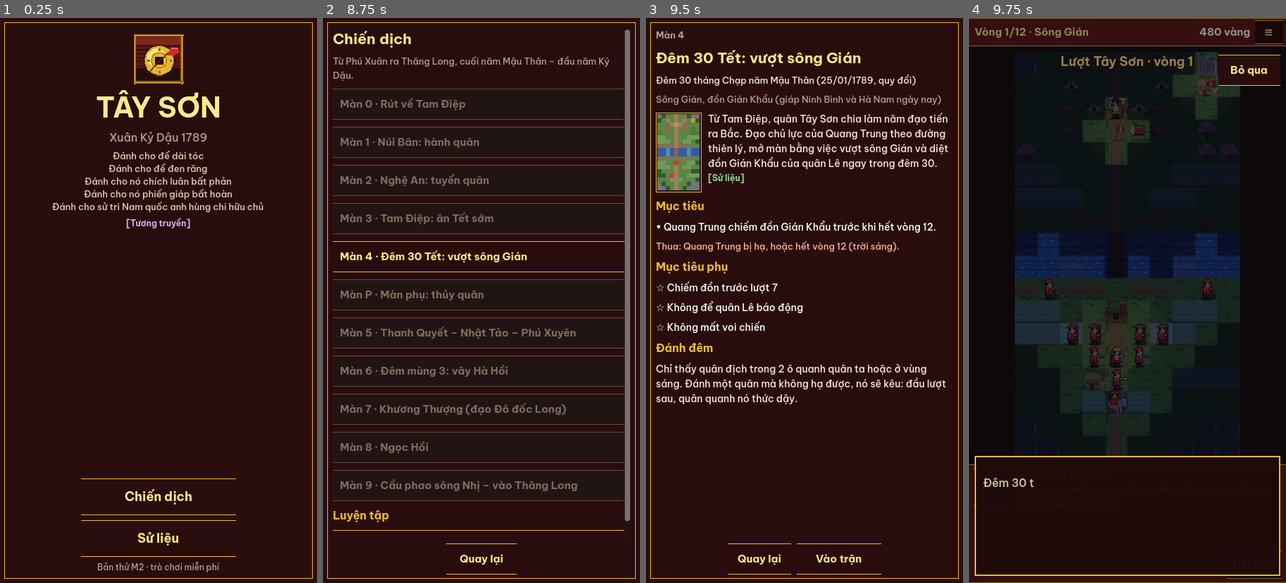
Above: before the commit, frames 1-4 (left to right).
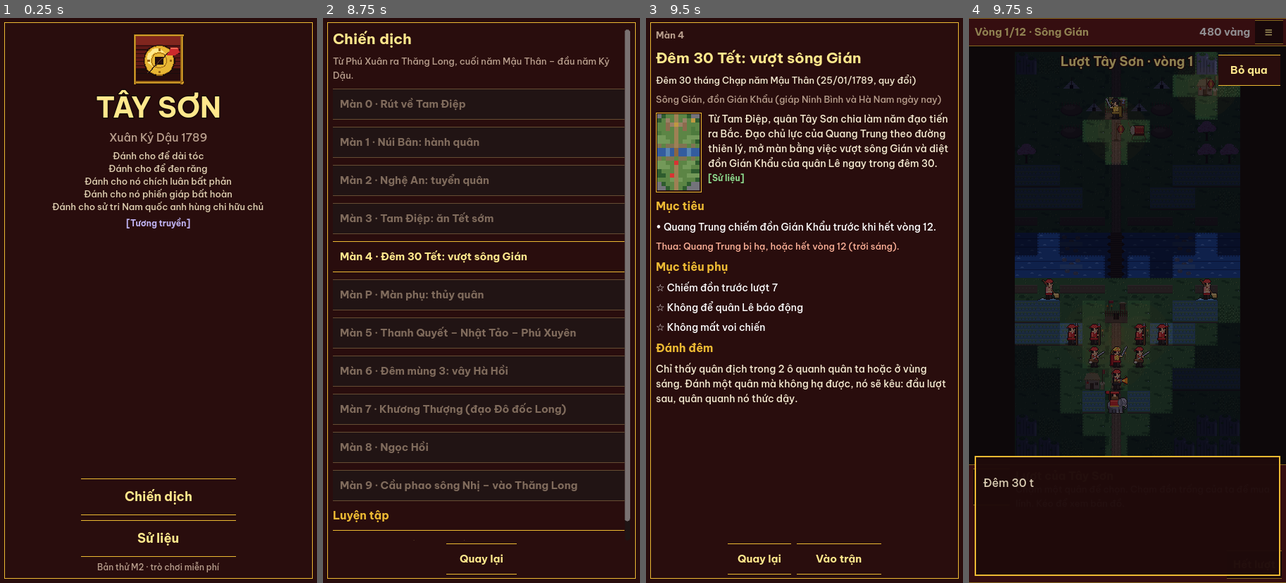
Above: after the commit, the same moments.

Repository: taipv-stringee/asset-gamemaker
Game: Godot game, scene res://scenes/main.tscn
Two runs of this game, one before a commit and one after it. Both use one fixed random seed, a clock stepped at 60 frames per second and the inputs below.
Inputs:
- Up to frame 1 (0.25 s): no input
- Up to frame 2 (8.75 s): click "Chiến dịch" at 0.5 s; click "Quay lại" at 1.25 s; click "Sử liệu" at 2 s; click "Quay lại" at 2.75 s; click "Chiến dịch" at 3.5 s; click "Màn 4 · Đêm 30 Tết: vượt sông…" at 4.25 s; click "Quay lại" at 5 s; click "Trận thử luật (ban ngày)" at 5.75 s; click "Sử liệu" at 6.5 s; click "Quay lại" at 7.25 s; click "Chiến dịch" at 8 s
- Up to frame 3 (9.5 s): click "Màn 4 · Đêm 30 Tết: vượt sông…" at 8.75 s
- Up to frame 4 (9.75 s): click "Vào trận" at 9.5 s

Frames 1-3 are identical in both runs. In frame 4, 0.7% of the frame differs, in the area x 21-79%, y 14-70%.

Commit message:
M2: xử lý báo cáo lần 2 — lính Tây Sơn dễ phân biệt, quân sáng hơn ban đêm, danh sách cuộn được khi vuốt trên nút, tên dài xuống dòng
- tools/linh_ro.py: hỏa mai, thủy binh, quân sư, trống trận, hỏa hổ vẽ lại (áo, dáng, vật cầm riêng; màu phe ở khăn và dải chéo)
- UnitSprite.night_boost: bù sắc đêm cho quân
- UiKit.list_button: chuyển sự kiện vuốt lên ScrollContainer, vuốt không tính là bấm, chữ dài xuống dòng
- Ẩn bảng dưới khi bảng tạm dừng / kết quả đang mở
- Lệnh kịch bản vuot / kiem cuon, kịch bản cuon_danh_sach.txt; ghi phần Xử lý lần 2 vào báo cáo

Co-Authored-By: Claude Opus 5.5 <noreply@anthropic.com>
Claude-Session: https://claude.ai/code/session_019xBjWALMU1UXnhegCtVYTa

Diff:
--- a/games/quang-trung/godot/scripts/battle/battle.gd
+++ b/games/quang-trung/godot/scripts/battle/battle.gd
@@ -195,9 +195,16 @@
 		night_tint.color = Color(0.82, 0.8, 0.9)
 	else:
 		night_tint.color = Color(0.56, 0.62, 0.9)
+	# Quân được bù gần hết sắc đêm: nền tối, quân vẫn rõ màu áo và vật cầm.
+	var tint := night_tint.color
+	var boost := Color(minf(0.85 / tint.r, 1.6), minf(0.85 / tint.g, 1.6), minf(0.92 / tint.b, 1.6)) if dark else Color.WHITE
 	for u in state.units:
 		if sprites.has(u.uid):
-			sprites[u.uid].visible = _shown(u)
+			var sp: UnitSprite = sprites[u.uid]
+			sp.visible = _shown(u)
+			if sp.night_boost != boost:
+				sp.night_boost = boost
+				sp.refresh(u)
 	night_layer.queue_redraw()
 
 
@@ -766,10 +773,9 @@
 		var d := data.unit(id)
 		var tam := str(d["tam_min"]) if d["tam_min"] == d["tam_max"] else "%d–%d" % [d["tam_min"], d["tam_max"]]
 		var text := "%s · %d\nCông %d–%d  Thủ %d  Di %d  Tầm %s" % [d["ten"], d["gia"], d["cong_min"], d["cong_max"], d["thu"], d["di"], tam]
-		var b := UiKit.button(text, func() -> void:
+		var b := UiKit.list_button(text, func() -> void:
 			_close_recruit()
 			_run(Rules.cmd_recruit(state, PLAYER, p, id)), UiKit.FS_SMALL)
-		b.alignment = HORIZONTAL_ALIGNMENT_LEFT
 		b.custom_minimum_size = Vector2(0, 54)
 		b.icon = _unit_icon(id)
 		b.add_theme_constant_override("icon_max_width", 32)
@@ -1046,6 +1052,7 @@
 	panel.offset_top = TOP_H + 10
 	panel.offset_bottom = -10
 	hud.get_child(0).add_child(panel)
+	bottom.visible = false  # nút Hết lượt không lòi ra ở góc (báo cáo M2)
 	var sc := ScrollContainer.new()
 	sc.set_anchors_preset(Control.PRESET_FULL_RECT)
 	sc.offset_left = 14
@@ -1117,6 +1124,7 @@
 	if pause_panel != null:
 		pause_panel.queue_free()
 		pause_panel = null
+		bottom.visible = true
 		return
 	if mode == Mode.ENDED:
 		return
--- a/games/quang-trung/godot/scripts/battle/unit_sprite.gd
+++ b/games/quang-trung/godot/scripts/battle/unit_sprite.gd
@@ -15,6 +15,8 @@
 var _burning := false
 var _asleep := false
 var _torch := false
+## Bù sắc đêm (CanvasModulate làm tối mọi thứ): quân sáng hơn nền để vẫn nhận ra loại quân (phản hồi M2).
+var night_boost := Color.WHITE
 
 static var _fallback_cache: Dictionary = {}
 
@@ -49,7 +51,7 @@
 	_asleep = u.ngu
 	_torch = u.duoc
 	hp_label.text = str(u.hp) if u.hp < 100 else ""
-	sprite.modulate = Color(0.55, 0.55, 0.6) if u.done else Color.WHITE
+	sprite.modulate = (Color(0.55, 0.55, 0.6) if u.done else Color.WHITE) * night_boost
 	queue_redraw()
 
 
--- a/games/quang-trung/godot/scripts/main.gd
+++ b/games/quang-trung/godot/scripts/main.gd
@@ -220,6 +220,7 @@
 ##   anh <file.png>  chụp màn hình (đường dẫn tương đối → <thư mục dữ liệu người dùng>/anh/)
 ##   keo DX DY       kéo bản đồ (điểm ảnh logic)
 ##   tiep            chạm vào khung hội thoại (hiện hết chữ / sang câu sau)
+##   vuot X Y DY     vuốt cảm ứng từ điểm logic (X, Y) theo chiều dọc DY (âm = vuốt lên)
 ##   kiem <...>      ghi ra trạng thái: vang | vong | ket_qua | camera | quan X Y | vat X Y
 ##   thoat           thoát
 func _run_script(path: String) -> void:
@@ -239,6 +240,10 @@
 		var cmd := parts[0]
 		var rest := parts[1] if parts.size() > 1 else ""
 		match cmd:
+			"vuot":
+				# vuốt cảm ứng thật (qua Input) bắt đầu ở điểm logic (X, Y), kéo dọc DY — để thử cuộn danh sách bắt đầu trên nút
+				var v := rest.split(" ", false)
+				await _swipe(Vector2(float(v[0]), float(v[1])), float(v[2]))
 			"tiep":
 				for box in ui_layer.find_children("*", "DialogueBox", true, false):
 					box.advance()
@@ -279,6 +284,31 @@
 	get_tree().quit()
 
 
+func _swipe(from: Vector2, dy: float) -> void:
+	var to_screen := get_viewport().get_screen_transform()
+	var t := InputEventScreenTouch.new()
+	t.position = to_screen * from
+	t.pressed = true
+	Input.parse_input_event(t)
+	await get_tree().process_frame
+	var steps := 12
+	var pos := from
+	for i in steps:
+		var d := InputEventScreenDrag.new()
+		var nxt := from + Vector2(0, dy * (i + 1) / steps)
+		d.position = to_screen * nxt
+		d.relative = to_screen.basis_xform(nxt - pos)
+		d.velocity = d.relative * 60.0
+		pos = nxt
+		Input.parse_input_event(d)
+		await get_tree().process_frame
+	var r := InputEventScreenTouch.new()
+	r.position = to_screen * pos
+	r.pressed = false
+	Input.parse_input_event(r)
+	await get_tree().create_timer(0.3).timeout
+
+
 func _press(text: String) -> bool:
 	for b in find_children("*", "Button", true, false):
 		if (b.text == text or b.text.split("\n")[0] == text) and not b.disabled and b.is_visible_in_tree() and not b.is_queued_for_deletion():
@@ -292,6 +322,11 @@
 		return "có" if Progress.has_battle() else "không"
 	if what.begins_with("sao "):
 		return str(Progress.stars(what.substr(4)))
+	if what == "cuon":
+		for sc in find_children("*", "ScrollContainer", true, false):
+			if sc.is_visible_in_tree():
+				return str(sc.scroll_vertical)
+		return "(không có danh sách cuộn)"
 	if what == "man_hinh":
 		return "(trận)" if screen == null else str(screen.get_script().get_global_name())
 	if battle == null:
--- a/games/quang-trung/godot/scripts/ui/campaign_screen.gd
+++ b/games/quang-trung/godot/scripts/ui/campaign_screen.gd
@@ -17,17 +17,10 @@
 		var id: String = m["id"]
 		var text := "Màn %s · %s" % [m["so"], m["ten"]]
 		if id != "" and Progress.is_won(id):
-			# Sao đặt trước tên để không bị cắt mất khi tên dài.
-			text = "%s %s" % ["★".repeat(Progress.stars(id)) + "☆".repeat(3 - Progress.stars(id)), text]
-		var b := UiKit.button(text, func() -> void: mission_chosen.emit(id), UiKit.FS_BUTTON)
-		b.alignment = HORIZONTAL_ALIGNMENT_LEFT
-		b.text_overrun_behavior = TextServer.OVERRUN_TRIM_ELLIPSIS
+			text += "\n" + "★".repeat(Progress.stars(id)) + "☆".repeat(3 - Progress.stars(id))
+		var b := UiKit.list_button(text, func() -> void: mission_chosen.emit(id))
 		b.disabled = id == ""
-		b.size_flags_horizontal = Control.SIZE_EXPAND_FILL
 		col.add_child(b)
 	col.add_child(UiKit.label("Luyện tập", UiKit.FS_HEAD, UiKit.C_GOLD, true))
-	var practice := UiKit.button("Trận thử luật (ban ngày)", func() -> void: mission_chosen.emit("m_thu"), UiKit.FS_BUTTON)
-	practice.alignment = HORIZONTAL_ALIGNMENT_LEFT
-	practice.size_flags_horizontal = Control.SIZE_EXPAND_FILL
-	col.add_child(practice)
+	col.add_child(UiKit.list_button("Trận thử luật (ban ngày)", func() -> void: mission_chosen.emit("m_thu")))
 	UiKit.bottom_bar(self).add_child(UiKit.button("Quay lại", func() -> void: back.emit(), UiKit.FS_BUTTON, 100))
--- a/games/quang-trung/godot/scripts/ui/codex_screen.gd
+++ b/games/quang-trung/godot/scripts/ui/codex_screen.gd
@@ -37,10 +37,7 @@
 		col.add_child(UiKit.label(g, UiKit.FS_HEAD, UiKit.C_GOLD, true))
 		for e in in_group:
 			if Progress.codex_unlocked(e["id"]):
-				var b := UiKit.button(e["tieu_de"], _show_entry.bind(e), UiKit.FS_BUTTON)
-				b.alignment = HORIZONTAL_ALIGNMENT_LEFT
-				b.size_flags_horizontal = Control.SIZE_EXPAND_FILL
-				col.add_child(b)
+				col.add_child(UiKit.list_button(e["tieu_de"], _show_entry.bind(e)))
 			else:
 				locked += 1
 				var l := UiKit.label("  ???", UiKit.FS_BODY, Color(0.5, 0.42, 0.36))
--- a/games/quang-trung/godot/scripts/ui/ui_kit.gd
+++ b/games/quang-trung/godot/scripts/ui/ui_kit.gd
@@ -62,6 +62,12 @@
 
 
 static func button(text: String, cb: Callable, size: int = FS_BUTTON, min_w: int = 44) -> Button:
+	var b := _styled_button(text, size, min_w)
+	b.pressed.connect(cb)
+	return b
+
+
+static func _styled_button(text: String, size: int, min_w: int) -> Button:
 	var b := Button.new()
 	b.text = text
 	b.add_theme_font_override("font", FONT_BOLD)
@@ -87,7 +93,29 @@
 	b.add_theme_color_override("font_disabled_color", Color(0.5, 0.42, 0.36))
 	b.custom_minimum_size = Vector2(min_w, BTN_H)
 	b.pressed.connect(func() -> void: Sfx.play("cham", -6.0))
-	b.pressed.connect(cb)
+	return b
+
+
+## Nút trong danh sách cuộn: để sự kiện chạm đi tiếp lên ScrollContainer (vuốt bắt đầu trên nút vẫn cuộn được —
+## báo cáo M2), chữ dài thì xuống dòng thay vì bị cắt, và bỏ qua lần "bấm" nếu ngón tay đã vuốt quá 12 điểm ảnh.
+static func list_button(text: String, cb: Callable, size: int = FS_BUTTON) -> Button:
+	var b := _styled_button(text, size, 44)
+	b.mouse_filter = Control.MOUSE_FILTER_PASS
+	b.alignment = HORIZONTAL_ALIGNMENT_LEFT
+	b.autowrap_mode = TextServer.AUTOWRAP_WORD_SMART
+	b.size_flags_horizontal = Control.SIZE_EXPAND_FILL
+	b.set_meta("tu", Vector2.ZERO)
+	b.set_meta("da_vuot", false)
+	b.gui_input.connect(func(ev: InputEvent) -> void:
+		if ev is InputEventMouseButton and ev.button_index == MOUSE_BUTTON_LEFT and ev.pressed:
+			b.set_meta("tu", ev.global_position)
+			b.set_meta("da_vuot", false)
+		elif ev is InputEventMouseMotion and (ev.button_mask & MOUSE_BUTTON_MASK_LEFT):
+			if ev.global_position.distance_to(b.get_meta("tu")) > 12.0:
+				b.set_meta("da_vuot", true))
+	b.pressed.connect(func() -> void:
+		if not b.get_meta("da_vuot"):
+			cb.call())
 	return b
 
 
Binary file changed: games/quang-trung/godot/assets/units/unit_dien_tap_hoa_ho_dung_strip2.png
Binary file changed: games/quang-trung/godot/assets/units/unit_dien_tap_hoa_mai_dung_strip2.png
Binary file changed: games/quang-trung/godot/assets/units/unit_dien_tap_quan_su_dung_strip2.png
Binary file changed: games/quang-trung/godot/assets/units/unit_dien_tap_thuy_binh_dung_strip2.png
Binary file changed: games/quang-trung/godot/assets/units/unit_dien_tap_trong_tran_dung_strip2.png
Binary file changed: games/quang-trung/godot/assets/units/unit_tayson_hoa_ho_dung_strip2.png
Binary file changed: games/quang-trung/godot/assets/units/unit_tayson_hoa_mai_dung_strip2.png
Binary file changed: games/quang-trung/godot/assets/units/unit_tayson_quan_su_dung_strip2.png
Binary file changed: games/quang-trung/godot/assets/units/unit_tayson_thuy_binh_dung_strip2.png
Binary file changed: games/quang-trung/godot/assets/units/unit_tayson_trong_tran_dung_strip2.png
Not shown, added: games/quang-trung/godot/tests/kich_ban/cuon_danh_sach.txt
Not shown, changed: games/quang-trung/godot/TESTING.md
(and 4 more such lines)
